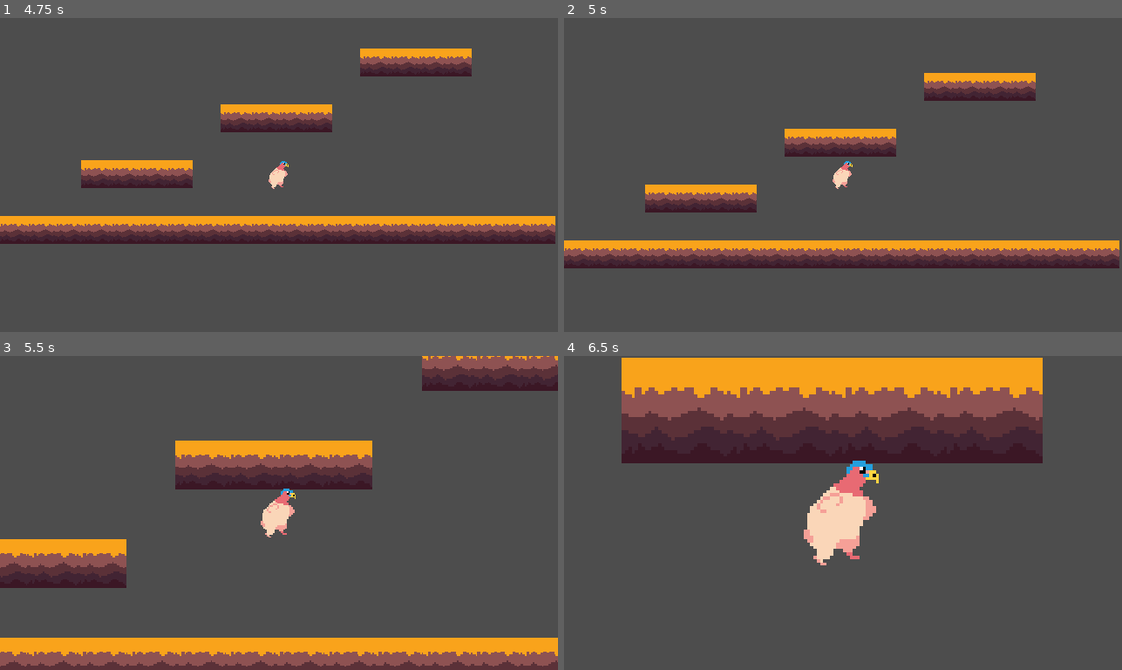
Above: before the commit, frames 1-4 (two rows, left to right).
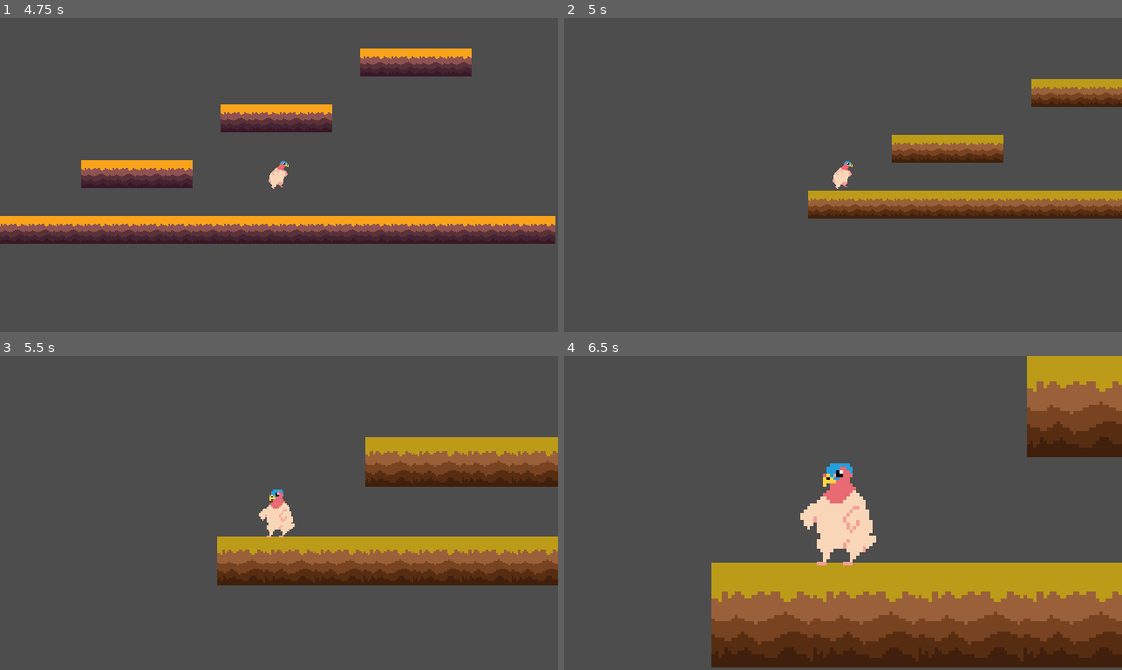
Above: after the commit, the same moments.

Repository: Kingslayer059/devlup-jam-2026
Game: Godot game, scene res://scenes/main/main_scene.tscn
Same seed, same stepped clock (60 frames per second), same inputs: the game is played once before the commit and once after it.
Inputs:
- Up to frame 1 (4.75 s): click "PLAY VIDEO GAME" at 0.5 s; tap Enter at 1.25 s; hold Right (move_right) 1.28-2.78 s; tap E (interact) at 1.35, 3.6 s; tap Space (jump) at 1.52, 2.27, 3.77, 4.52 s; tap A (move) at 2.1 s; hold S (climb_down) 2.78-3.53 s; hold T (time_swap) 2.78-3.53 s; hold Right (move_right) from 3.53 s (still down); hold A (move) from 4.28 s (still down)
- Up to frame 2 (5 s): keep holding Right (move_right); keep holding A (move); tap R (reset, bound only after the commit) at 4.9 s
- Up to frame 3 (5.5 s): release Right (move_right) at 5.03 s; release A (move) at 5.03 s; tap T (time_swap) at 5.1 s; tap Space (jump) at 5.27 s
- Up to frame 4 (6.5 s): hold Right (move_right) from 5.78 s (still down); tap E (interact) at 5.85 s

Frame 1 is identical in both runs. In frame 2, 22% of the frame differs, in the area x 0-100%, y 17-80%; in frame 3, 37%; in frame 4, 56%, in the area x 10-100%, y 0-100%.

Commit message:
Reset Added

Diff:
--- a/project.godot
+++ b/project.godot
@@ -88,6 +88,11 @@
 , Object(InputEventKey,"resource_local_to_scene":false,"resource_name":"","device":-1,"window_id":0,"alt_pressed":false …(186 unchanged characters)…
 ]
 }
+reset={
+"deadzone": 0.2,
+"events": [Object(InputEventKey,"resource_local_to_scene":false,"resource_name":"","device":-1,"window_id":0,"alt_pressed":false,"shift_pressed":false,"ctrl_pressed":false,"meta_pressed":false,"pressed":false,"keycode":0,"physical_keycode":82,"key_label":0,"unicode":114,"location":0,"echo":false,"script":null)
+]
+}
 
 [layer_names]
 
--- a/scenes/main/game_manager.gd
+++ b/scenes/main/game_manager.gd
@@ -5,9 +5,11 @@
 func _ready() -> void:
 	feather_collect.connect(_on_feather_collect)
 
+func _physics_process(delta: float) -> void:
+	if Input.is_action_just_pressed("reset"):
+		var level_number: int = Global.collected_collectibles + 1
+		get_tree().call_deferred("change_scene_to_file", "res://scenes/levels/level%d.tscn" % level_number)
+
 func _on_feather_collect() -> void:
-	print("ON FEATHER COLLECT")
-	var level_number: int = Global.collected_collectibles + 1;
-	print("collected: %d" % Global.collected_collectibles)
-	print("level number: %d" % level_number)
+	var level_number: int = Global.collected_collectibles + 1
 	get_tree().call_deferred("change_scene_to_file", "res://scenes/levels/level%d.tscn" % level_number)
